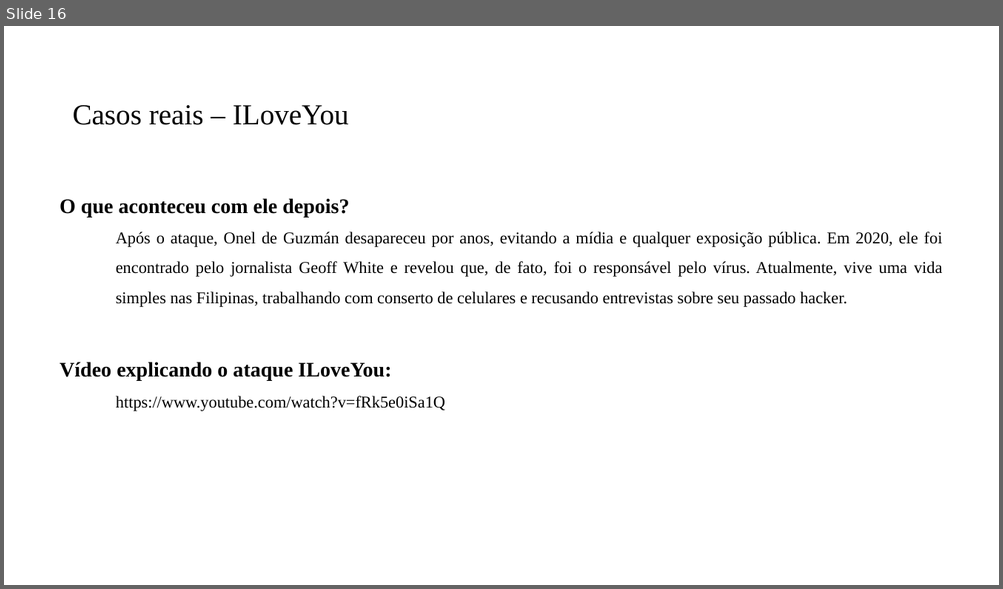
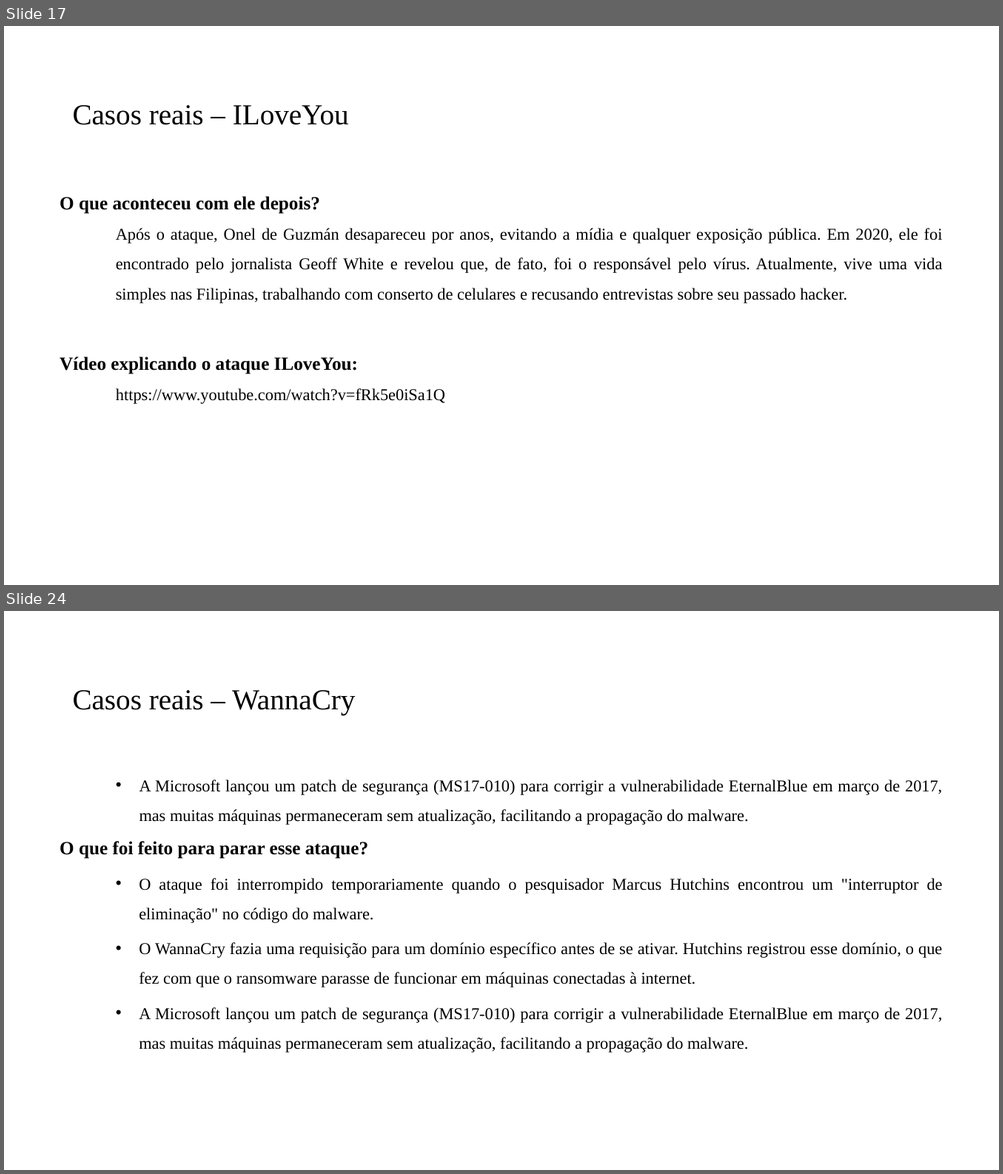
Before and after one commit to PedroMiho/UMC, a slide deck: Segurança da Informação/Aula 02 - Ameaças Ciberneticas/Ameaças Ciberneticas.pptx. Shown one above the other, each under a label of ours: slide 16 before the commit, slides 17 and 24 after it; the slides between them are not shown. The pictures are 1003x589 and 1003x1174 pixels, drawn with LibreOffice and Linux fonts; fonts in the diff are those of the drawing; background and template pictures are left out. Boxes give left, top, right and bottom in pixels: in the first picture for what was removed or moved away, otherwise in the second. Text is boxed around its words. In the diff, an @@ line names an element or a change of style, - is before the commit and + after.

```diff
--- a/Segurança da Informação/Aula 02 - Ameaças Ciberneticas/Ameaças Ciberneticas.pptx
+++ b/Segurança da Informação/Aula 02 - Ameaças Ciberneticas/Ameaças Ciberneticas.pptx
@@ slide 24 added at box(4, 611, 999, 1170), background #FFFFFF @@
@@ title added at box(73, 690, 355, 715), 28 pt, text #000000 @@
+Casos reais – WannaCry
@@ text added at box(60, 780, 942, 1053), 16 pt, text #000000 @@
+• A Microsoft lançou um patch de segurança (MS17-010) para corrigir a vulnerabilidade EternalBlue em março de 2017, mas muitas máquinas permaneceram sem atualização, facilitando a propagação do malware.
+O que foi feito para parar esse ataque?
+  • O ataque foi interrompido temporariamente quando o pesquisador Marcus Hutchins encontrou um "interruptor de eliminação" no código do malware.
+  • O WannaCry fazia uma requisição para um domínio específico antes de se ativar. Hutchins registrou esse domínio, o que fez com que o ransomware parasse de funcionar em máquinas conectadas à internet.
+  • A Microsoft lançou um patch de segurança (MS17-010) para corrigir a vulnerabilidade EternalBlue em março de 2017, mas muitas máquinas permaneceram sem atualização, facilitando a propagação do malware.
@@ what was slide 16 is now slide 17 @@
@@ slide 17 changed as well @@
@@ text at box(60, 196, 358, 375): size 20 to 18 pt in "O que aconteceu com ele depois?", "Vídeo explicando o ataque ILoveYou:" @@
```
Also in this commit, not shown: 5 other slides changed, 10 other slides added, 15 other files.
